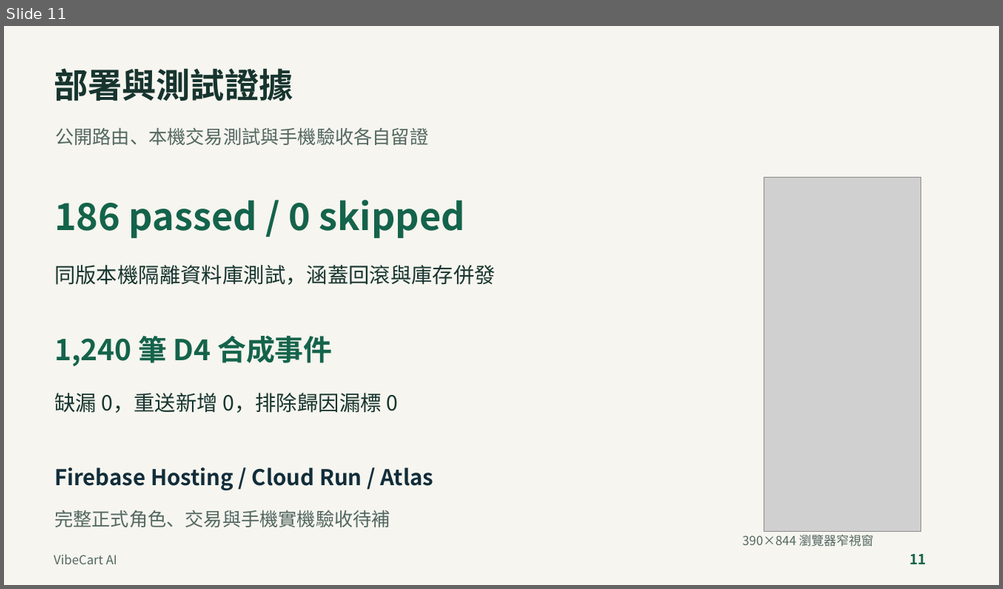
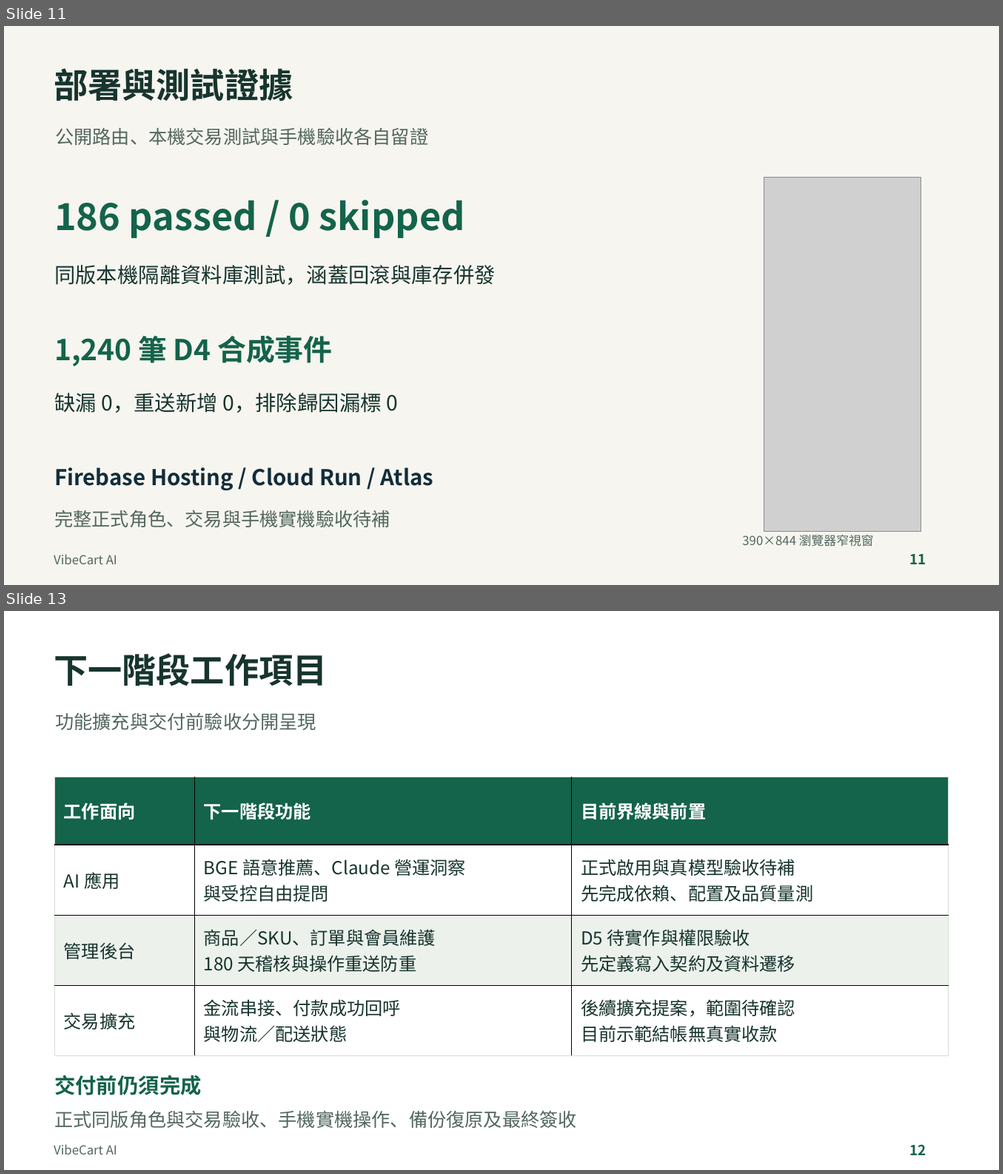
Before and after one commit to SamWang61/LLM_PJ, a slide deck: 簡報文件/超市AI版_2026-10-18/VibeCart_AI_超市網購與AI系統_2026-10-18_v5.pptx. Shown one above the other, each under a label of ours: slide 11 before the commit, slides 11 and 13 after it; the slides between them are not shown. The pictures are 1003x589 and 1003x1174 pixels, drawn with LibreOffice and Linux fonts; fonts in the diff are those of the drawing; grey boxes stand for pictures. Boxes give left, top, right and bottom in pixels: in the first picture for what was removed or moved away, otherwise in the second. Text is boxed around its words. In the diff, an @@ line names an element or a change of style, - is before the commit and + after.

Commit message:
docs: sync user supplied VibeCart v5 presentation

```diff
--- a/簡報文件/超市AI版_2026-10-18/VibeCart_AI_超市網購與AI系統_2026-10-18_v5.pptx
+++ b/簡報文件/超市AI版_2026-10-18/VibeCart_AI_超市網購與AI系統_2026-10-18_v5.pptx
@@ slide 13 added at <box>4,611,999,1170</box>, background #FFFFFF @@
@@ text added at <box>54,653,327,686</box>, 33 pt, text #17342E, bold @@
+下一階段工作項目
@@ text added at <box>55,713,316,730</box>, 18 pt, text #536760 @@
+功能擴充與交付前驗收分開呈現
@@ table added at <box>55,777,948,1048</box>, 4 rows, 3 columns @@
+工作面向 | 下一階段功能 | 目前界線與前置
+AI 應用 | BGE 語意推薦、Claude 營運洞察 / 與受控自由提問 | 正式啟用與真模型驗收待補 / 先完成依賴、配置及品質量測
+管理後台 | 商品／SKU、訂單與會員維護 / 180 天稽核與操作重送防重 | D5 待實作與權限驗收 / 先定義寫入契約及資料遷移
+交易擴充 | 金流串接、付款成功回呼 / 與物流／配送狀態 | 後續擴充提案，範圍待確認 / 目前示範結帳無真實收款
@@ text added at <box>54,1075,202,1096</box>, 20.2 pt, text #14634B, bold @@
+交付前仍須完成
@@ text added at <box>54,1111,577,1128</box>, 18 pt, text #536760 @@
+正式同版角色與交易驗收、手機實機操作、備份復原及最終簽收
@@ text added at <box>54,1145,117,1155</box>, 12 pt, text #536760 @@
+VibeCart AI
@@ text added at <box>909,1145,925,1156</box>, 13.5 pt, text #14634B, bold @@
+12
```
Also in this commit, not shown: 3 slides changed, 2 other files.
